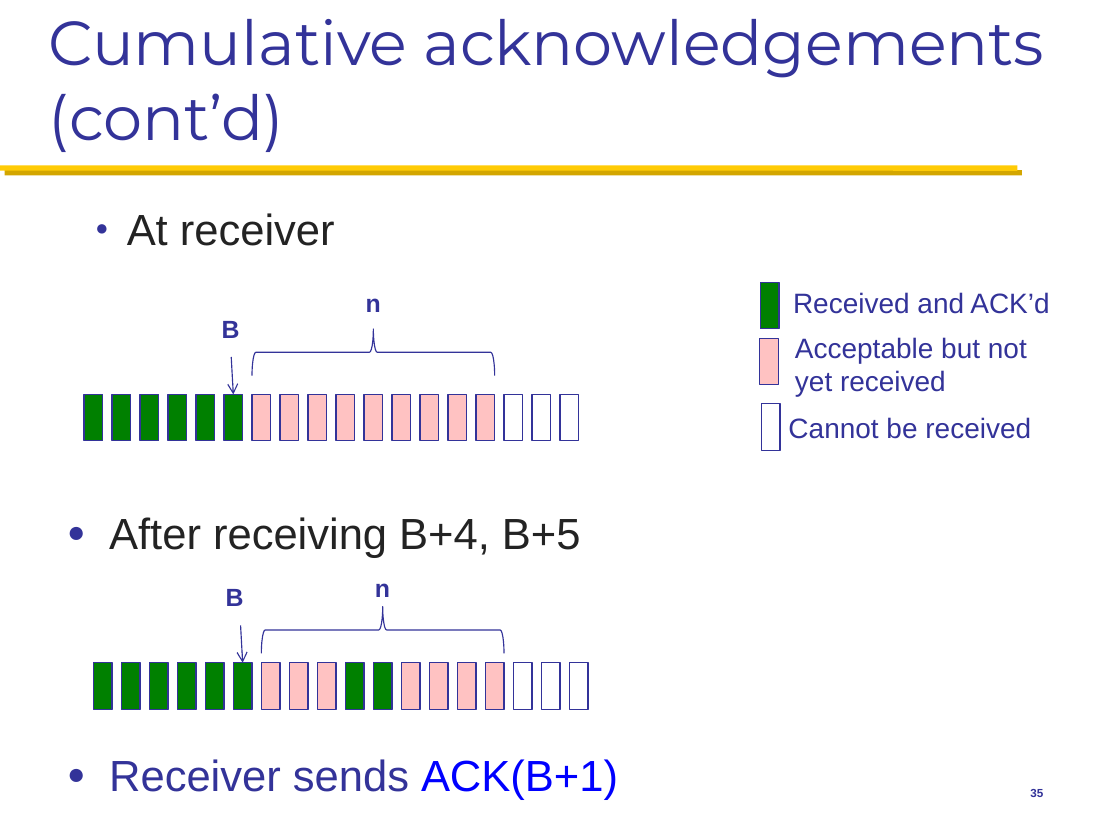
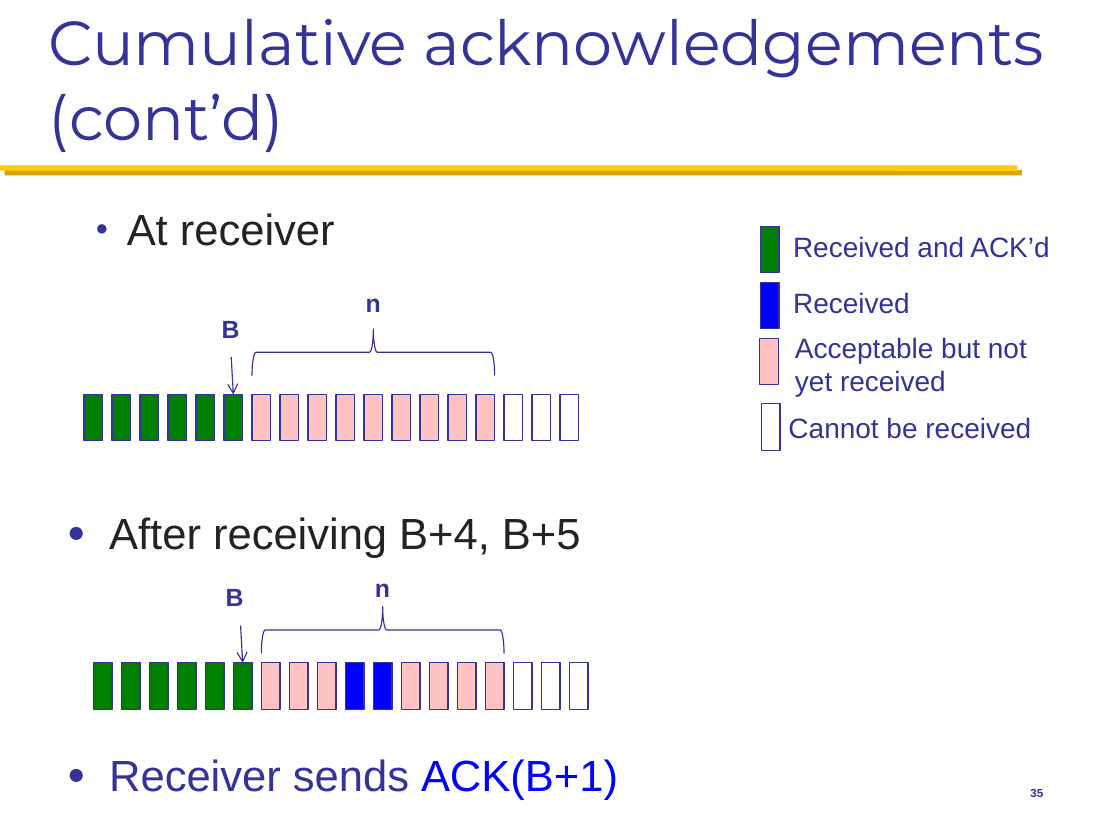
Before and after one commit to mosharaf/eecs489, a slide deck: slide 35 of Slides/013124.pptx. Drawn at 1120x840 pixels with LibreOffice and Linux fonts; fonts in the diff are those of the drawing. Boxes give left, top, right and bottom in pixels: in the first picture for what was removed or moved away, otherwise in the second. Text is boxed around its words. In the diff, an @@ line names an element or a change of style, - is before the commit and + after.

Commit message:
Jan 31 slide updates

```diff
--- a/Slides/013124.pptx
+++ b/Slides/013124.pptx
@@ rectangle added at (760, 226, 780, 273), fill #008000, outline #333399 0.75 pt @@
@@ text "Received and ACK’d": place and size @@
-text "Received and ACK’d" at (793, 292, 1049, 314)
+text "Received and ACK’d" at (793, 236, 1049, 258)
@@ fill #008000 to #0000FF in 3 elements at (760, 282, 780, 329), (345, 663, 364, 710), (373, 663, 392, 710) @@
```
Also in this commit, not shown: 1 other file.
